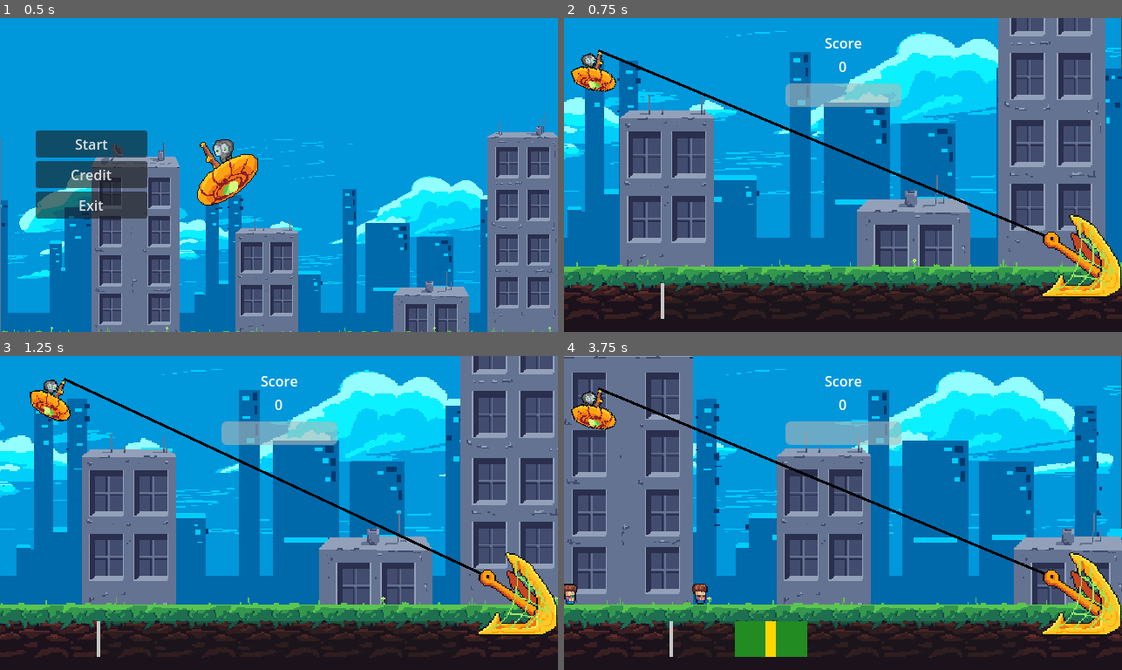
Above: before the commit, frames 1-4 (two rows, left to right).
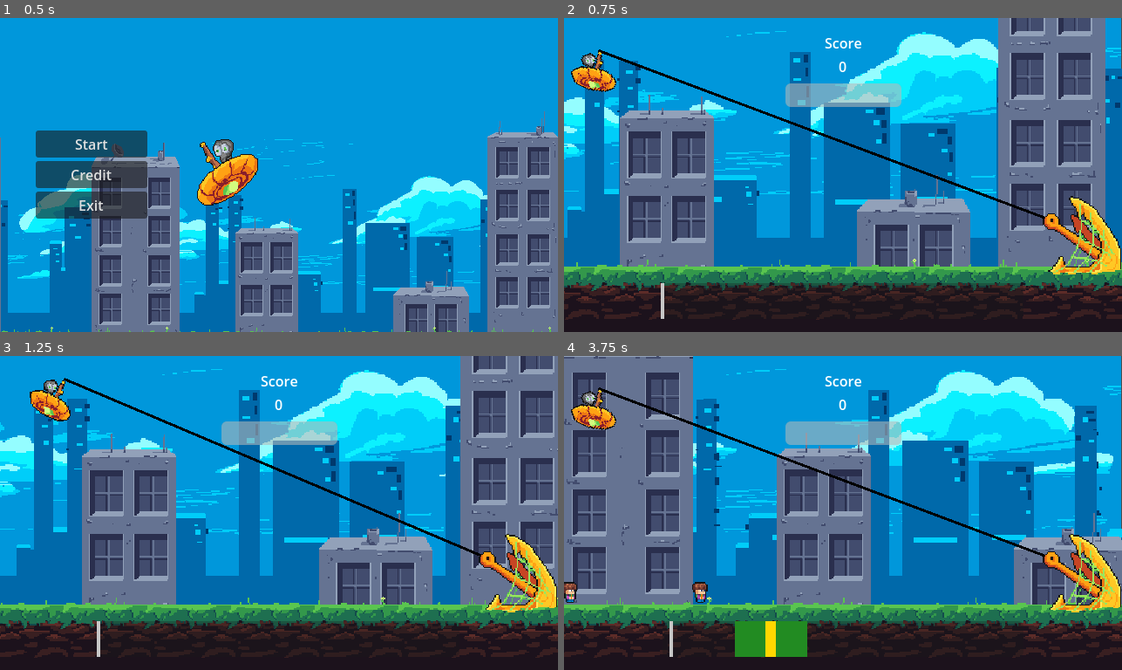
Above: after the commit, the same moments.

Repository: Tenes/mini-jam-153
Game: Godot game, scene res://Scenes/main_menu_scene.tscn
Same seed, same stepped clock (60 frames per second), same inputs: the game is played once before the commit and once after it.
Inputs (mouse positions are in pixels of both pictures, inside the frame that each line leads up to):
- Up to frame 1 (0.5 s): no input
- Up to frame 2 (0.75 s): click "Start" at 0.5 s
- Up to frame 3 (1.25 s): no input
- Up to frame 4 (3.75 s): move the mouse to (965, 497) at 1.27 s; click (965, 497) at 1.35 s; move the mouse to (731, 528) at 2.02 s; click (731, 528) at 2.1 s; move the mouse to (898, 443) at 2.77 s; click (898, 443) at 2.85 s; move the mouse to (815, 575) at 3.52 s; click (815, 575) at 3.6 s

Frame 1 is identical in both runs. In frame 2, 4.1% of the frame differs, in the area x 6-100%, y 10-90%; in frame 3, 4.0%; in frame 4, 4.3%, in the area x 0-100%, y 10-90%.

Commit message:
Add animated harpoon

Diff:
--- a/Models/Harpoon/harpoon.gd
+++ b/Models/Harpoon/harpoon.gd
@@ -4,6 +4,7 @@
 @onready var ropeHole = $SpriteMiddle/RopeHole;
 @onready var originalPosition: Vector2 = global_position;
 @onready var hitbox: Area2D = $Hitbox
+@onready var sprite_front = $SpriteFront
 
 var interactables : Array[Interactable] = [];
 var capturedInteractables : Array[Interactable] = [];
@@ -43,8 +44,10 @@
 
 func playReelingAnimation() -> void:
 	isReeling = true;
+	sprite_front.speed_scale = 1.5
 	tween = get_tree().create_tween().set_trans(Tween.TRANS_LINEAR);
 	tween.tween_property(self, "global_position", Vector2(global_position.x - 200, global_position.y), 0.5).from_current();
+	tween.tween_callback(func():sprite_front.speed_scale = 0.5)
 
 func returnToOriginalPosition() -> void:
 	if tween != null:
--- a/Models/Harpoon/harpoon.tscn
+++ b/Models/Harpoon/harpoon.tscn
@@ -1,9 +1,38 @@
-[gd_scene load_steps=7 format=3 uid="uid://chammg8r5idns"]
+[gd_scene load_steps=11 format=3 uid="uid://chammg8r5idns"]
 
 [ext_resource type="Texture2D" uid="uid://bsjdhrdybaj7l" path="res://Assets/Harpon_01_MIDDLE.png" id="1_el1rv"]
 [ext_resource type="Script" path="res://Models/Harpoon/harpoon.gd" id="1_gudjn"]
-[ext_resource type="Texture2D" uid="uid://b6xiccyc22dn8" path="res://Assets/Harpon_01_FRONT.png" id="2_nvnpr"]
+[ext_resource type="Texture2D" uid="uid://hrcn4sjdqg1h" path="res://Assets/Harpon_01_f.png" id="3_khqnt"]
 [ext_resource type="Texture2D" uid="uid://b1d6jt3bqc6t3" path="res://Assets/Harpon_01_BACK.png" id="3_mora5"]
+
+[sub_resource type="AtlasTexture" id="AtlasTexture_sluhi"]
+atlas = ExtResource("3_khqnt")
+region = Rect2(0, 0, 64, 64)
+
+[sub_resource type="AtlasTexture" id="AtlasTexture_cf0xx"]
+atlas = ExtResource("3_khqnt")
+region = Rect2(0, 64, 64, 64)
+
+[sub_resource type="AtlasTexture" id="AtlasTexture_ov8iw"]
+atlas = ExtResource("3_khqnt")
+region = Rect2(0, 128, 64, 64)
+
+[sub_resource type="SpriteFrames" id="SpriteFrames_3brs0"]
+animations = [{
+"frames": [{
+"duration": 1.0,
+"texture": SubResource("AtlasTexture_sluhi")
+}, {
+"duration": 1.0,
+"texture": SubResource("AtlasTexture_cf0xx")
+}, {
+"duration": 1.0,
+"texture": SubResource("AtlasTexture_ov8iw")
+}],
+"loop": true,
+"name": &"default",
+"speed": 5.0
+}]
 
 [sub_resource type="RectangleShape2D" id="RectangleShape2D_6y04s"]
 size = Vector2(321, 63)
@@ -26,9 +55,11 @@
 position = Vector2(-41.8768, -31.1662)
 rotation = 0.00396234
 
-[node name="SpriteFront" type="Sprite2D" parent="."]
+[node name="SpriteFront" type="AnimatedSprite2D" parent="."]
 z_index = 2
-texture = ExtResource("2_nvnpr")
+sprite_frames = SubResource("SpriteFrames_3brs0")
+frame_progress = 0.41109
+speed_scale = 0.5
 
 [node name="SpriteBack" type="Sprite2D" parent="SpriteFront"]
 z_as_relative = false
@@ -48,5 +79,6 @@
 position = Vector2(1, -0.5)
 shape = SubResource("RectangleShape2D_imkgk")
 
+[connection signal="ready" from="SpriteFront" to="SpriteFront" method="play" binds= ["default"]]
 [connection signal="area_entered" from="Hitbox" to="." method="_on_hitbox_area_entered"]
 [connection signal="area_entered" from="Scanbox" to="." method="_on_scanbox_area_entered"]
--- a/Scenes/city_scene.tscn
+++ b/Scenes/city_scene.tscn
@@ -127,7 +127,7 @@
 script = ExtResource("1_mbhew")
 
 [node name="Harpoon" parent="." instance=ExtResource("2_skcxh")]
-position = Vector2(608, 328)
+position = Vector2(608, 314)
 
 [node name="Rope" type="Line2D" parent="." node_paths=PackedStringArray("origin")]
 width = 3.0
@@ -136,7 +136,7 @@
 origin = NodePath("../Extraterrestre02/Marker2D")
 
 [node name="InteractableContainer" type="Node2D" parent="."]
-position = Vector2(1, 336)
+position = Vector2(1, 335)
 
 [node name="CanvasLayer" type="CanvasLayer" parent="."]
 
@@ -156,8 +156,8 @@
 [node name="Timer" type="Timer" parent="."]
 
 [node name="Extraterrestre02" type="Sprite2D" parent="."]
-position = Vector2(251.706, 190.335)
-rotation = -0.239332
+position = Vector2(233.01, 192.894)
+rotation = -0.515606
 scale = Vector2(-1, 1)
 texture = ExtResource("6_yb2po")
 
--- a/Scenes/main_menu_scene.tscn
+++ b/Scenes/main_menu_scene.tscn
@@ -148,9 +148,9 @@
 "
 
 [node name="Extraterrestre02" type="Sprite2D" parent="."]
-position = Vector2(740.552, 91.5224)
-rotation = -0.511599
-scale = Vector2(0.97479, 0.97479)
+position = Vector2(801.76, 39.4841)
+rotation = -0.314285
+scale = Vector2(0.560263, 0.560263)
 texture = ExtResource("3_mesbx")
 
 [node name="Marker2D" type="Marker2D" parent="Extraterrestre02"]
Binary file added: Assets/Harpon_01_f.png
Not shown, added: Assets/Harpon_01_f.png.import
